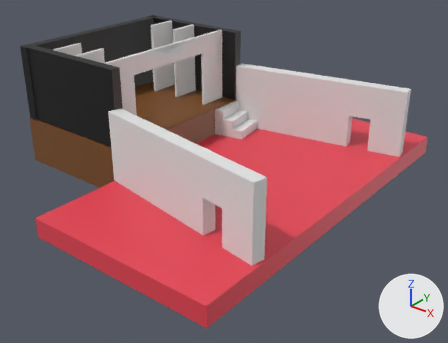
The FBX model PantoGame/Assets/Levels/Level.fbx as it was, and as the next commit left it.
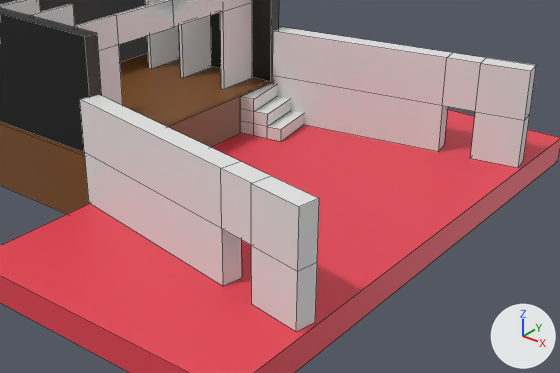
There are two pictures of each version: one whole from a 50 mm camera at (33.3, -47.1, 28.0) aimed at (-3.8, -0.8, -0.8), one close up on the part from 12% to 95% of the width and 13% to 85% of the height. The lights are fixed; the arrows at lower right show +X, +Y and +Z. The close-ups show mesh edges as thin lines. Where no turn or scale is listed for an object, it has been applied to the vertices.

In view in the first close-up: 'Cube', 'Cube.001', 'Floor', 'Portal 1', 'Portal 1.001', 'Portal 1.002', 'Stage Floor', 'Stage Wall', 'Stage Wall back', 'Stairs right', 'stage Wall'.
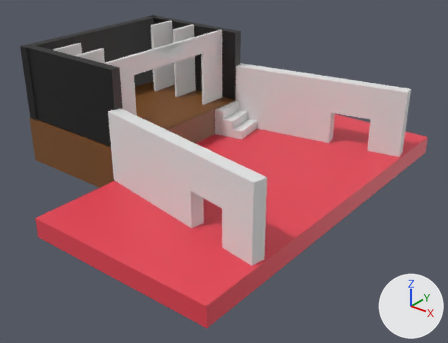
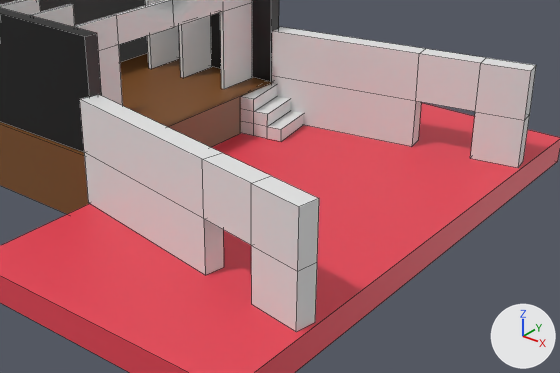
Edits to the scene script, one JSON object a line:
```json
{"block": "me_cube_004", "where": "me_cube_004.from_pydata(...)  # 24 vertices, 22 faces; spans x -18.8..1.1, y -0.9..4.0, z -1.0..6.3"}
{"block": "me_cube_004", "where": "# used by ob_cube_001; location = (8.68, -13.08, 1.0)"}
{"block": "me_cube_004", "where": "# before: 12 (-5.0, 0.2, 2.7) at pixel (221, 228), 13 (-4.8, 1.5, 2.7), 14 (-5.0, 0.2, 6.3) at pixel (220, 168), 15 (-4.8, 1.5, 6.3) at pixel (240, 161), 20 (-5.0, 0.2, -1.0) at pixel (222, 286)"}
{"block": "me_cube_004", "where": "# before: 21 (-4.8, 1.5, -1.0) at pixel (241, 277)"}
{"block": "me_cube_004", "change": "me_cube_004 part 1"}
{"op": "add", "block": "me_cube_004", "code": "for i in [*range(12, 16), 20, 21]: me_cube_004.vertices[i].co += Vector((-1.6, 0.3, 0.0))"}
{"block": "me_cube_003", "where": "me_cube_003.from_pydata(...)  # 24 vertices, 22 faces; spans x -18.8..1.1, y -4.0..0.9, z -1.0..6.3"}
{"block": "me_cube_003", "where": "# used by ob_cube; location = (8.68, 13.14, 1.0)"}
{"block": "me_cube_003", "change": "me_cube_003 part 2: all 6 vertices in x -5.0..-4.8, y -1.5..-0.2, z -1.0..6.3 are moved by (-2.0, -0.4, 0.0)"}
```

Boxes (x1, y1, x2, y2) around the edits, measured in the close-ups (560 x 373 px; the box of a moved part takes in the faces that stretch with it):
```json
{"object": "Cube", "change": "reshaped", "before": [273, 27, 536, 168], "after": [272, 27, 536, 168]}
{"part": 1, "of": "me_cube_004", "change": "moved or reshaped", "before": [80, 94, 245, 286], "after": [80, 94, 245, 275]}
{"part": 2, "of": "me_cube_003", "change": "moved or reshaped", "before": [438, 53, 485, 151], "after": [412, 49, 485, 146]}
```
